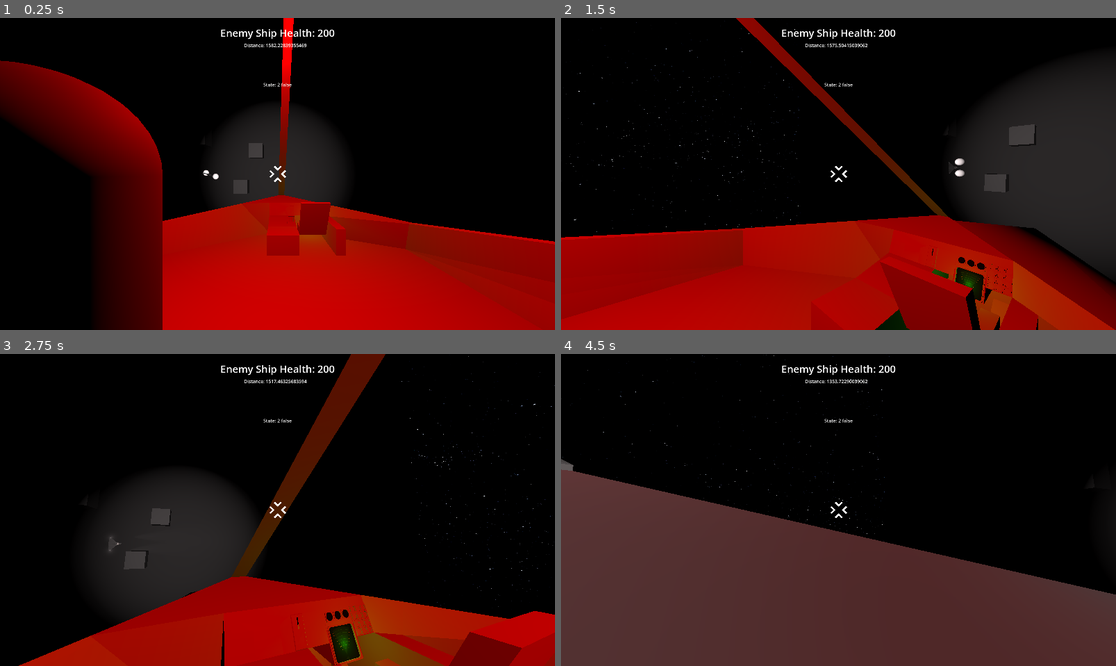
Above: before the commit, frames 1-4 (two rows, left to right).
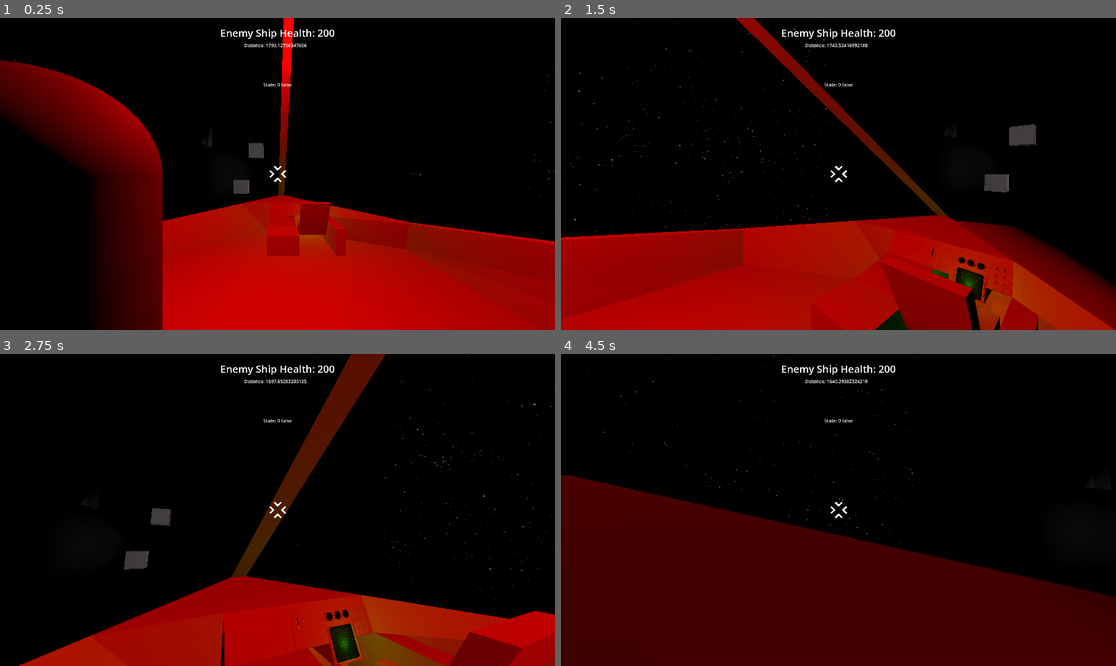
Above: after the commit, the same moments.

Repository: Greenwolf8/UntitledSpaceGame
Game: Godot game, scene res://Map.tscn
Two runs of this game, one before a commit and one after it. Both use one fixed random seed, a clock stepped at 60 frames per second and the inputs below.
Inputs (mouse positions are in pixels of both pictures, inside the frame that each line leads up to):
- Up to frame 1 (0.25 s): no input
- Up to frame 2 (1.5 s): tap Enter at 0.5 s; move the mouse to (866, 174) at 0.52 s; hold W (move_forward) from 0.53 s (still down); tap C (camera_lock) at 0.6 s; tap Space (jump) at 0.77 s; move the mouse to (810, 174) at 1.27 s; tap F (fire) at 1.35 s
- Up to frame 3 (2.75 s): keep holding W (move_forward); tap Space (jump) at 1.52 s; move the mouse to (288, 503) at 2.02 s; tap E (interact) at 2.1 s
- Up to frame 4 (4.5 s): keep holding W (move_forward); move the mouse to (832, 516) at 2.77 s; tap Shift (sprint) at 2.85 s; tap Space (jump) at 3.02, 3.77 s; move the mouse to (877, 513) at 3.52 s; tap Alt at 3.6 s; move the mouse to (794, 506) at 4.27 s; tap Enter at 4.35 s

The runs differ from the first frame. In frame 1, 4.5% of the frame differs, in the area x 1-100%, y 0-66%; in frame 2, 12%; in frame 3, 8.2%; in frame 4, 43%, in the area x 0-100%, y 0-100%.

Commit message:
fix: More AI balancing
Made AI bullets do less damage, also they can now not pass through shapes. Added a new AI state that allows it to be passive

Diff:
--- a/AI_Ship.tscn
+++ b/AI_Ship.tscn
@@ -15,6 +15,9 @@
 
 [sub_resource type="BoxShape3D" id="BoxShape3D_dre73"]
 size = Vector3(4.3200684, 0.6503906, 2.6889648)
+
+[sub_resource type="BoxShape3D" id="BoxShape3D_7l07l"]
+size = Vector3(1069.2839, 852.0584, 2891.345)
 
 [node name="AI_Ship_Node" type="Node3D" groups=["enemy_ship"]]
 
@@ -150,3 +153,12 @@
 [node name="CollisionShape3D4" type="CollisionShape3D" parent="AI_Ship"]
 transform = Transform3D(10, 0, 0, 0, 10, 0, 0, 0, 10, 0.010528982, 2.4485025, 58.85321)
 shape = SubResource("BoxShape3D_dre73")
+
+[node name="Sight" type="Area3D" parent="AI_Ship"]
+unique_name_in_owner = true
+collision_layer = 0
+collision_mask = 128
+
+[node name="CollisionShape3D5" type="CollisionShape3D" parent="AI_Ship/Sight"]
+transform = Transform3D(1, 0, 0, 0, 1, 0, 0, 0, 1, -20.721115, 433.0315, -1424.2507)
+shape = SubResource("BoxShape3D_7l07l")
--- a/Bullet.tscn
+++ b/Bullet.tscn
@@ -15,7 +15,7 @@
 
 [node name="Bullet" type="CharacterBody3D" parent="."]
 collision_layer = 16
-collision_mask = 0
+collision_mask = 12
 script = ExtResource("1_ayd6b")
 
 [node name="MeshInstance3D" type="MeshInstance3D" parent="Bullet"]
@@ -38,6 +38,10 @@
 transform = Transform3D(0.01, 0, 0, 0, 0.01, 0, 0, 0, 0.01, 0, 0, 0)
 shape = SubResource("CapsuleShape3D_ayd6b")
 
+[node name="CollisionShape3D" type="CollisionShape3D" parent="Bullet"]
+transform = Transform3D(0.01, 0, 0, 0, 0.01, 0, 0, 0, 0.01, 0, 0, 0)
+shape = SubResource("CapsuleShape3D_ayd6b")
+
 [node name="Camera3D" type="Camera3D" parent="."]
 transform = Transform3D(1, 0, 0, 0, 1, 0, 0, 0, 1, 0, 0, 24.46146)
 visible = false
--- a/Enemy_bullet.tscn
+++ b/Enemy_bullet.tscn
@@ -15,7 +15,7 @@
 
 [node name="Bullet" type="CharacterBody3D" parent="."]
 collision_layer = 64
-collision_mask = 0
+collision_mask = 132
 script = ExtResource("1_55q1p")
 
 [node name="MeshInstance3D" type="MeshInstance3D" parent="Bullet"]
@@ -38,6 +38,6 @@
 transform = Transform3D(0.01, 0, 0, 0, 0.01, 0, 0, 0, 0.01, 0, 0, 0)
 shape = SubResource("CapsuleShape3D_id2sd")
 
-[node name="Camera3D" type="Camera3D" parent="."]
-transform = Transform3D(1, 0, 0, 0, 1, 0, 0, 0, 1, 0, 0, 24.46146)
-visible = false
+[node name="CollisionShape3D" type="CollisionShape3D" parent="Bullet"]
+transform = Transform3D(0.01, 0, 0, 0, 0.01, 0, 0, 0, 0.01, 0, 0, 0)
+shape = SubResource("CapsuleShape3D_id2sd")
--- a/Map.tscn
+++ b/Map.tscn
@@ -24,7 +24,7 @@
 environment = SubResource("Environment_8qak7")
 
 [node name="AsteroidNode" parent="." instance=ExtResource("4_7if1s")]
-transform = Transform3D(50, 0, 0, 0, 50, 0, 0, 0, 50, -3500, 0, 0)
+transform = Transform3D(50, 0, 0, 0, 50, 0, 0, 0, 50, -4000, 0, 0)
 
 [node name="AsteroidNode2" parent="." instance=ExtResource("4_7if1s")]
 transform = Transform3D(1, 0, 0, 0, 1, 0, 0, 0, 1, -500, 198.66833, 398.25745)
@@ -36,4 +36,4 @@
 transform = Transform3D(0.8, 0, 0, 0, 0.8, 0, 0, 0, 0.8, -675.98895, 141.18442, 124.346344)
 
 [node name="AI_Ship_Node" parent="." instance=ExtResource("3_3h1ab")]
-transform = Transform3D(-4.371139e-08, 0, 1, 0, 1, 0, -1, 0, -4.371139e-08, -1000, 0, 500)
+transform = Transform3D(-1, 0, -8.742278e-08, 0, 1, 0, 8.742278e-08, 0, -1, -1000, 0, -1000)
--- a/Ship.gd
+++ b/Ship.gd
@@ -1,6 +1,6 @@
 extends RigidBody3D
 
-@export var engine_power = 250
+@export var engine_power = 150
 @export var roll_torque = 1200
 @export var pitch_torque = 1000
 @export var bullet_scene : PackedScene = preload("res://Bullet.tscn")
@@ -163,7 +163,7 @@
 	%Engine_2.stop()
 
 func hit():
-	health -= randi_range(2, 15)
+	health -= randi_range(1, 10)
 	if health < 0:
 		health = 0
 	health_label.text = "Ship Health: " + str(health)
--- a/ai_ship.gd
+++ b/ai_ship.gd
@@ -2,7 +2,7 @@
 
 @export var speed := 120
 @export var rotation_speed := 1.5
-@export var pitch_speed := 1.0
+@export var pitch_speed := 0.85
 @export var bullet_scene : PackedScene = preload("res://Enemy_bullet.tscn")
 @export var ai_health_label : Label
 @export var state_label : Label
@@ -12,10 +12,11 @@
 @onready var state_timer = %StateTimer
 @onready var fire_point = %Hardpoint_1/Cannon/Cannon/MuzzleExit
 @onready var fire_timer = %Hardpoint_1/Cannon/Cannon/FireTimer
+@onready var sight_area = %Sight
 @onready var player : RigidBody3D
 
-enum State { PATROL, CHASE, BOOM, ZOOM, PLAYER_DESTROYED}
-var current_state = State.CHASE
+enum State {PATROL, BOOM, ZOOM, PLAYER_DESTROYED}
+var current_state = State.PATROL
 var player_position := Vector3.ZERO
 var ai_health : int = 200
 var target_position = Vector3.ZERO
@@ -28,7 +29,6 @@
 	state_label.text = "State: " + str(current_state) + str(zooming)
 	distance_label.text = "Distance: " + str(global_position.distance_to(player_position))
 	%Exterior.area_entered.connect(_on_area_entered)
-	current_state = State.BOOM
 	%Trigger.add_exception(self)
 
 func _physics_process(delta):
@@ -39,7 +39,6 @@
 		shoot()
 
 	var current_transform = global_transform
-	var forward_direction = -current_transform.basis.z.normalized()
 	var upwards_direction = current_transform.basis.y.normalized()
 
 	if player:
@@ -54,6 +53,7 @@
 				target_position = global_position + (upwards_direction * 400)
 			elif Global.player_ship_destroyed == true:
 				current_state = State.PLAYER_DESTROYED
+
 		State.ZOOM:
 			if global_position.distance_to(player_position) > 400:
 				zooming = false
@@ -64,6 +64,10 @@
 		State.PLAYER_DESTROYED:
 			target_position = global_position + (upwards_direction * 800)
 
+		State.PATROL:
+			target_position = global_position
+			if global_position.distance_to(player_position) <= 750:
+				current_state = State.BOOM
 
 	var dir_to_target = (target_position - global_position).normalized()
 	var local_forward = -global_transform.basis.z
@@ -85,6 +89,16 @@
 			var pitch_step = sign(pitch_error) * min(abs(pitch_error), pitch_speed * delta)
 			rotate_object_local(Vector3.RIGHT, pitch_step)
 
+	if current_state != 2:
+		if global_position.distance_to(target_position) <= 100:
+			speed = 75
+		elif global_position.distance_to(target_position) <= 300:
+			speed = 100
+		elif global_position.distance_to(target_position) <= 300:
+			speed = 200
+	else:
+		speed = 200
+
 	velocity = -global_transform.basis.z.normalized() * speed
 	move_and_slide()
 
@@ -98,6 +112,8 @@
 	if ai_health <0:
 		ai_health = 0
 	ai_health_label.text = "Enemy Ship Health: " + str(ai_health)
+	if current_state == 0:
+		current_state = State.BOOM
 	if ai_health <= 0:
 		self.hide()
 		print("Enemy Destroyed!")
Not shown: 1 places in AI_Ship.tscn that only renumber resources
